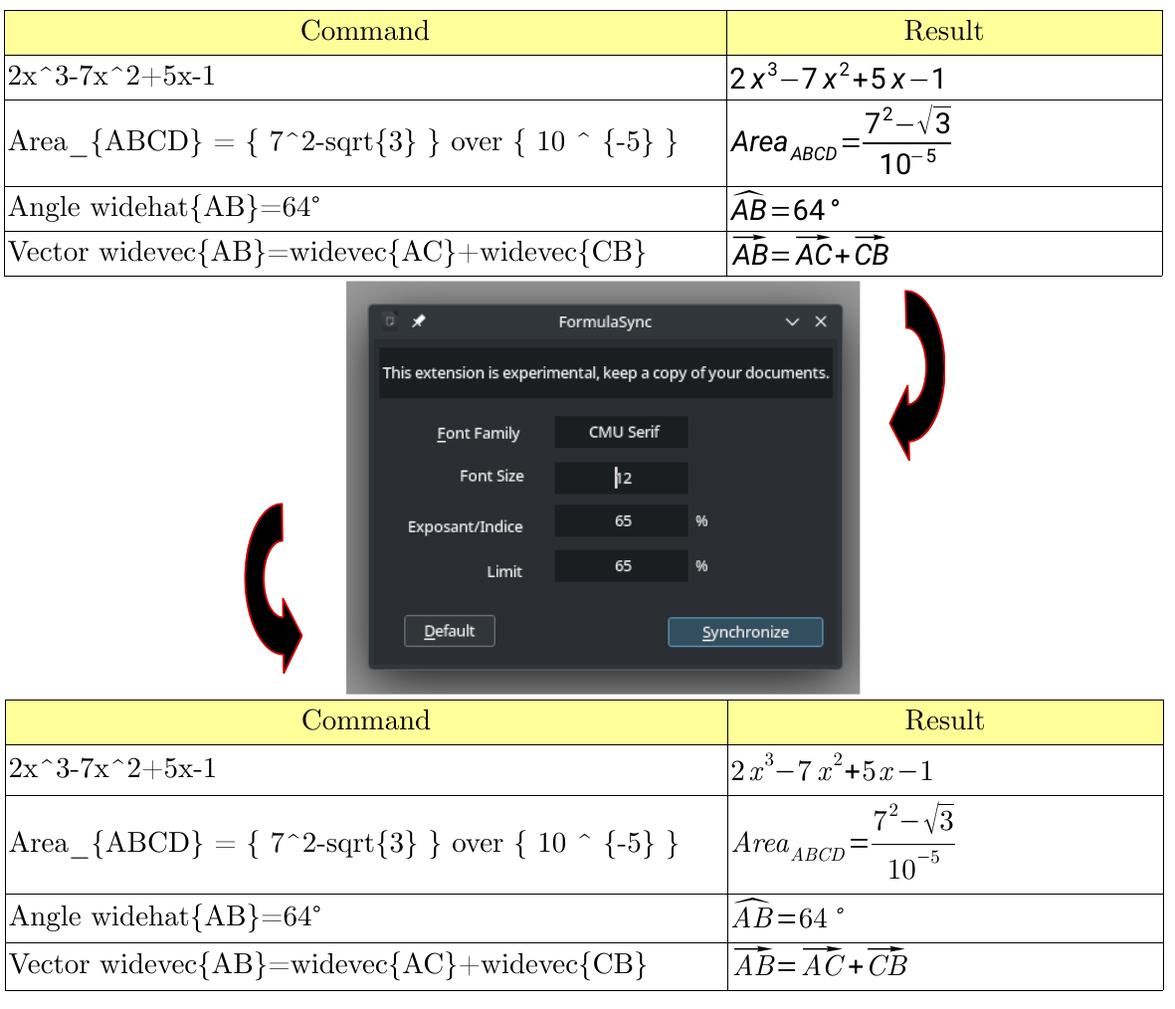
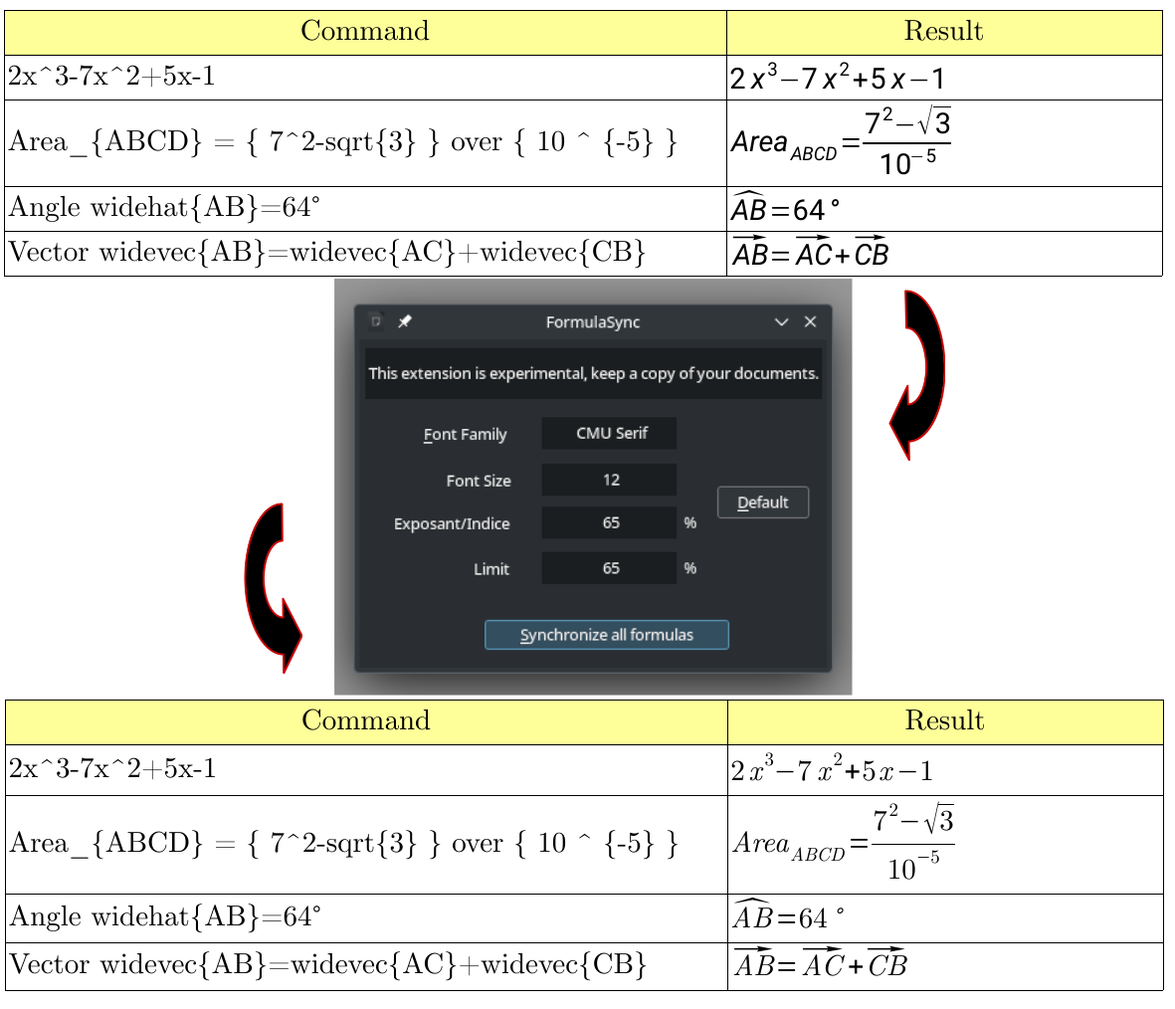
Layered file, before and after one edit (1175x1009). Changes by layer:
added layer "Calque copié #7" above "Calque copié #6" over [334, 278, 853, 696]
hid "Calque copié #6" over [346, 280, 861, 695]
